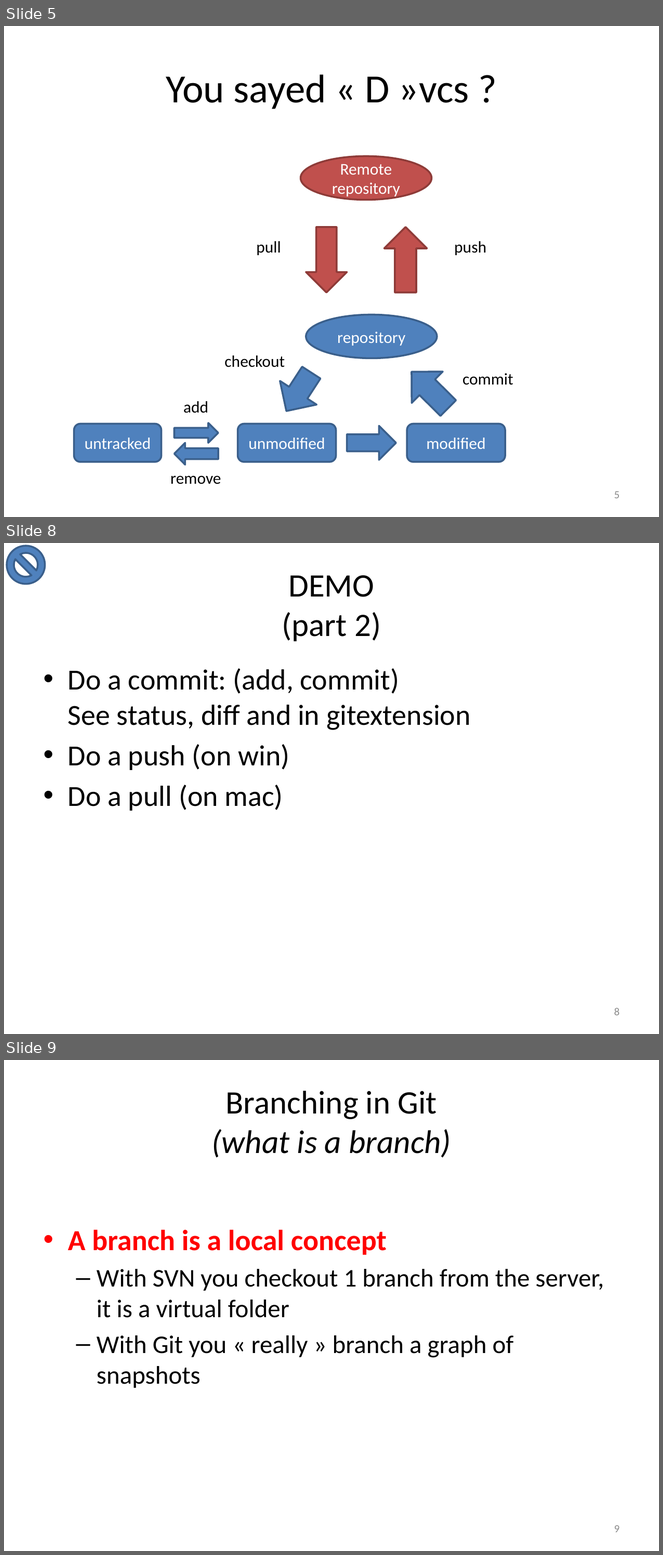
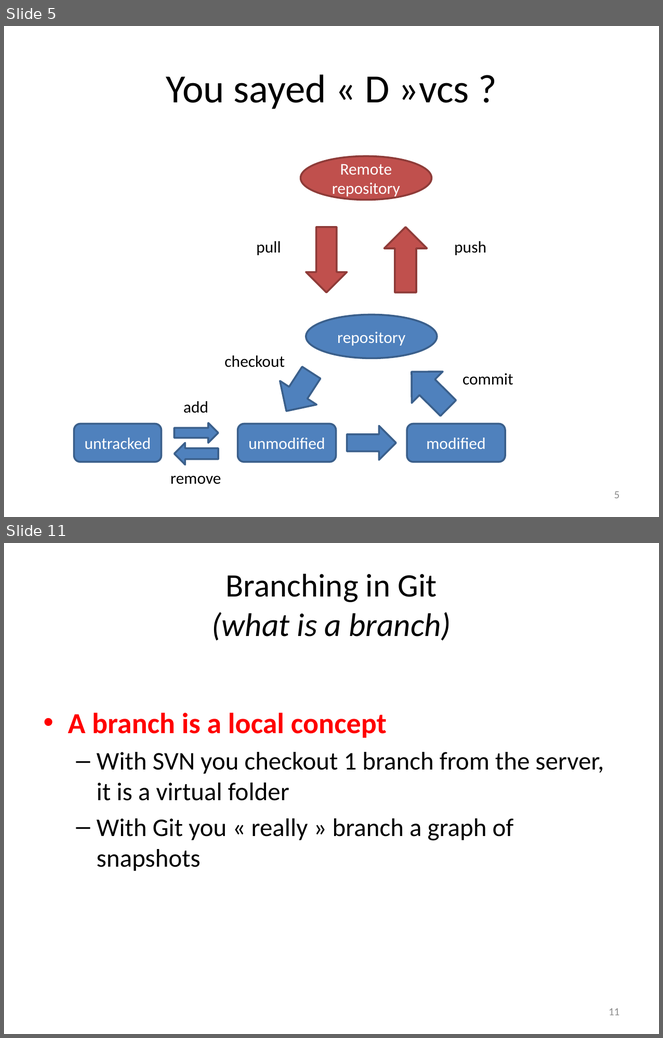
Before and after one commit to adrien59cadri/git_presentation, a slide deck: powerpoint/Nouveau Microsoft PowerPoint Presentation.pptx. Shown one above the other, each under a label of ours: slides 5, 8 and 9 before the commit, slides 5 and 11 after it; the slides between them are not shown. The pictures are 663x1555 and 663x1038 pixels, drawn with LibreOffice and Linux fonts; fonts in the diff are those of the drawing. Boxes give left, top, right and bottom in pixels: in the first picture for what was removed or moved away, otherwise in the second. Text is boxed around its words. In the diff, an @@ line names an element or a change of style, - is before the commit and + after.

```diff
--- a/powerpoint/Nouveau Microsoft PowerPoint Presentation.pptx
+++ b/powerpoint/Nouveau Microsoft PowerPoint Presentation.pptx
@@ slide 8 removed at (x1=4, y1=543, x2=659, y2=1034), background #FFFFFF @@
@@ no-entry sign removed at (x1=7, y1=546, x2=45, y2=584) @@
@@ title removed at (x1=282, y1=575, x2=381, y2=641) @@
-DEMO
-(part 2)
@@ text removed at (x1=68, y1=668, x2=471, y2=811) @@
-• Do a commit: (add, commit)
-  See status, diff and in gitextension
-• Do a push (on win)
-• Do a pull (on mac)
@@ page number removed at (x1=614, y1=1008, x2=620, y2=1016) @@
-8
@@ what was slide 9 is now slide 11 @@
@@ page number at (x1=609, y1=1008, x2=620, y2=1016): text changed @@
-9
+11
```
Also in this commit, not shown: 1 slide changed, 4 slides added, 1 other slide removed.
